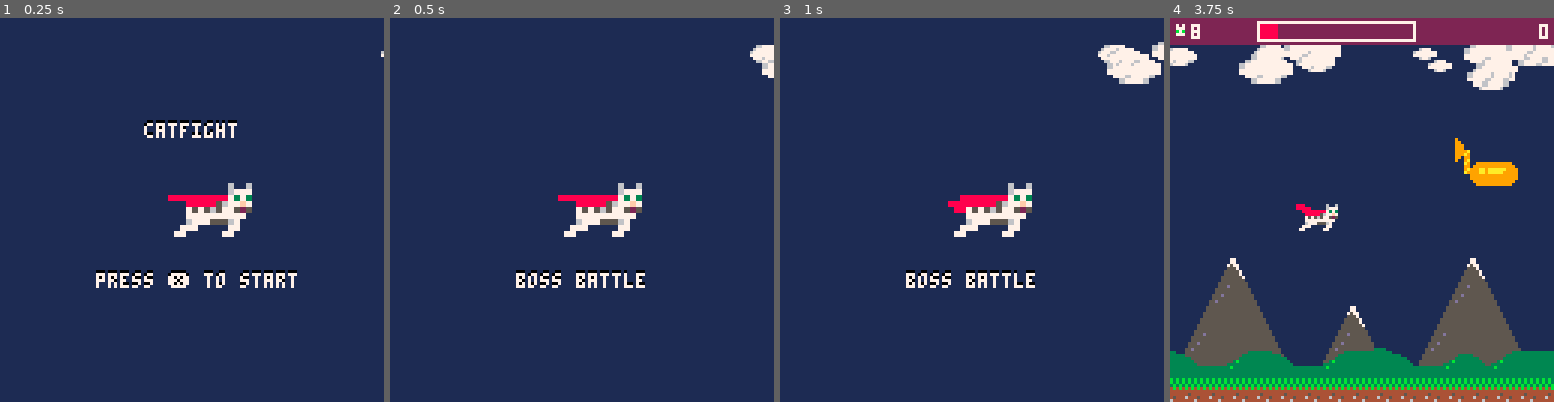
Above: before the commit, frames 1-4 (left to right).
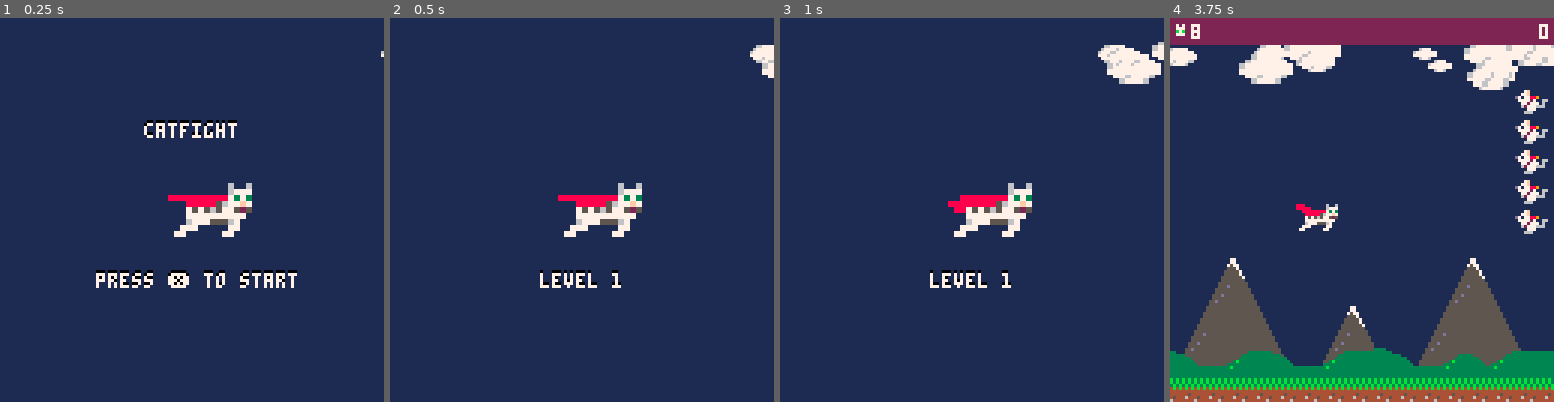
Above: after the commit, the same moments.

Repository: zothynine/picoheads
Game: PICO-8 cartridge catfight.p8
The game is run twice, just before and just after one commit, with the same random seed, the same clock (stepped at 60 frames per second) and the same inputs.
Inputs:
- Up to frame 1 (0.25 s): no input
- Up to frame 2 (0.5 s): tap X (X key) at 0.33 s
- Up to frame 3 (1 s): tap O (Z key) at 0.7 s
- Up to frame 4 (3.75 s): tap X (X key) at 1.07, 1.85, 2.97 s; hold Right 1.6-2.1 s; tap O (Z key) every 0.4 s from 1.7 to 3.7 s; hold Up 2.15-2.42 s; hold Right 2.47-3.03 s; hold Left 3.08-3.58 s; hold Down from 3.63 s (still down)

Frame 1 is identical in both runs. In frame 2, 0.7% of the frame differs, in the area x 32-67%, y 65-71%; in frame 3, 0.7%; in frame 4, 3.1%, in the area x 22-99%, y 0-57%.

Commit message:
Make cascading enemy waves instead of timers

Diff:
--- a/catfight.p8
+++ b/catfight.p8
@@ -80,6 +80,14 @@
     spd={x=1,y=1}
   }
 
+  --initial ascii.hitbox
+  ascii.hitbox={
+    x=ascii.x,
+    y=ascii.y,
+    w=ascii.w,
+    h=ascii.h
+  }
+
   shots={}
 
   enemy_types={
@@ -97,28 +105,36 @@
   }
 
   levels={
-    -- {
-    --   {tim="0:3:0",
-    --     swarm=swarms.stack,
-    --     e_type=enemy_types.rat,
-    --     path="linear",
-    --     x=127,
-    --     y=24,
-    --     count=5,
-    --     dirty=false,
-    --     health=2,
-    --     enemies={},
-    --     stop=30},
-    --   {tim="0:6:0",
-    --     swarm=swarms.line,
-    --     e_type=enemy_types.cannon,
-    --     path="floor",
-    --     x=127,
-    --     y=120-enemy_types.cannon.s[4],
-    --     count=1,
-    --     dirty=false,
-    --     enemies={}},
-    -- }
+    {
+      {swarm=swarms.stack,
+        e_type=enemy_types.mouse,
+        path="linear",
+        x=127,
+        y=24,
+        count=5,
+        dirty=false,
+        health=2,
+        enemies={},
+        stop=30},
+      {swarm=swarms.stack,
+        e_type=enemy_types.rat,
+        path="linear",
+        x=127,
+        y=24,
+        count=5,
+        dirty=false,
+        health=2,
+        enemies={},
+        stop=30},
+      {swarm=swarms.line,
+        e_type=enemy_types.cannon,
+        path="floor",
+        x=127,
+        y=120-enemy_types.cannon.s[4],
+        count=1,
+        dirty=false,
+        enemies={}},
+    }
   }
 
   cur_lvl=1
@@ -643,14 +659,10 @@
 end
 
 function update_waves()
-  for i=1,#enemy_waves do
-    local _w=enemy_waves[i]
-    if _w.tim==tim.game.str then
-      if not _w.created then
-        create_wave(_w)
-        _w.created=true
-      end
-    end
+  local _w=enemy_waves[1]
+  if _w and not _w.created then
+    create_wave(_w)
+    _w.created=true
   end
 end
 
